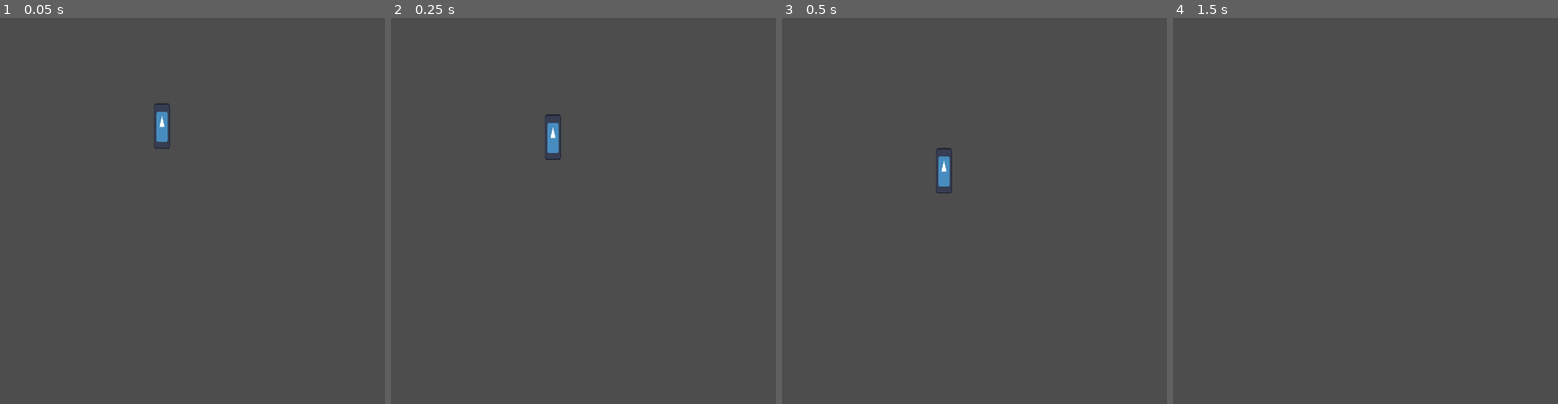
Above: before the commit, frames 1-4 (left to right).
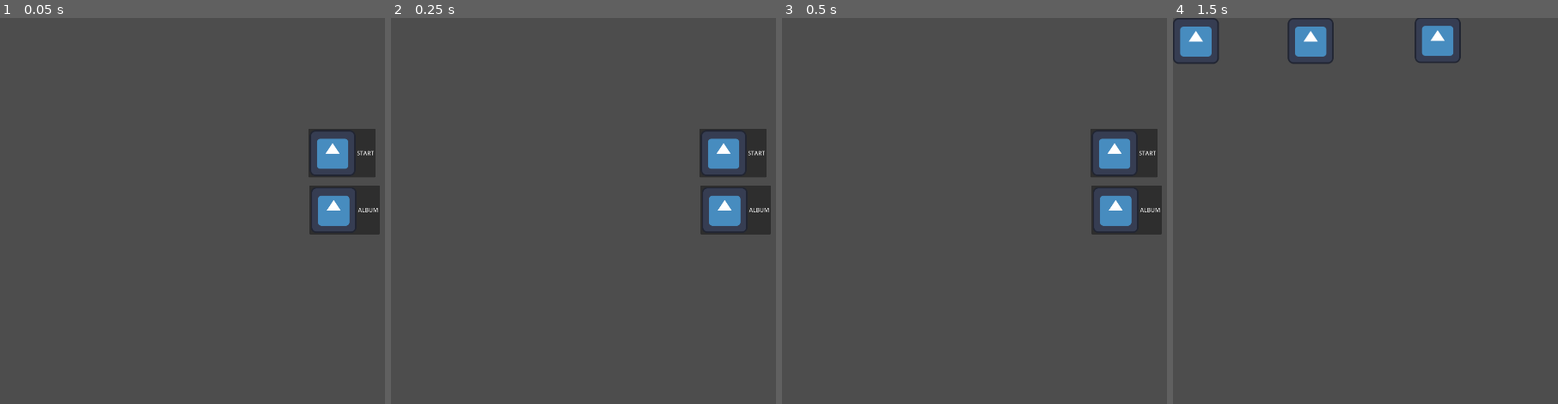
Above: after the commit, the same moments.

Repository: Cordar/mgj2024
Game: Godot game, scene res://scenes/UI/start_menu.tscn
Same seed, same stepped clock (60 frames per second), same inputs: the game is played once before the commit and once after it. Before the commit the project starts from res://scenes/world.tscn. The engine's default icon, where the game draws it, is replaced by a stand-in: a white triangle on a blue panel in a dark square.
Inputs (mouse positions are in pixels of both pictures, inside the frame that each line leads up to):
- Up to frame 1 (0.05 s): no input
- Up to frame 2 (0.25 s): no input
- Up to frame 3 (0.5 s): no input
- Up to frame 4 (1.5 s): click (1519, 211) at 0.5 s, where only the run after the commit has a clickable "ALBUM"; tap Enter (ui_accept) at 1.25 s; hold Right (ui_right) from 1.28 s (still down)

The runs differ from the first frame. In frame 1, 3.6% of the frame differs, in the area x 39-99%, y 22-57%; in frame 2, 3.6%, in the area x 39-99%, y 24-57%; in frame 3, 3.6%; in frame 4, 2.5%.
Error after the commit: Invalid access to property or key 'Meme' on a base object of type 'TextureRect (album_meme.gd)'. (res://scripts/album.gd:9)

Commit message:
player animation, album

Diff:
--- a/project.godot
+++ b/project.godot
@@ -11,7 +11,7 @@
 [application]
 
 config/name="Gotta Catch Ememe All"
-run/main_scene="res://scenes/world.tscn"
+run/main_scene="res://scenes/UI/start_menu.tscn"
 config/features=PackedStringArray("4.2", "Forward Plus")
 config/icon="res://icon.svg"
 
@@ -23,4 +23,3 @@
 
 window/size/viewport_width=1920
 window/size/viewport_height=1080
-window/size/mode=3
--- a/scenes/UI/album.tscn
+++ b/scenes/UI/album.tscn
@@ -1,4 +1,7 @@
-[gd_scene format=3 uid="uid://cbmmchtum6tw2"]
+[gd_scene load_steps=3 format=3 uid="uid://cbmmchtum6tw2"]
+
+[ext_resource type="Script" path="res://scripts/album.gd" id="1_c2ny5"]
+[ext_resource type="PackedScene" uid="uid://btd48ejfqlphu" path="res://scenes/UI/album_meme.tscn" id="2_1rge6"]
 
 [node name="Album" type="Control"]
 layout_mode = 3
@@ -7,3 +10,22 @@
 anchor_bottom = 1.0
 grow_horizontal = 2
 grow_vertical = 2
+script = ExtResource("1_c2ny5")
+
+[node name="memes" type="Node" parent="."]
+
+[node name="Meme" parent="memes" instance=ExtResource("2_1rge6")]
+
+[node name="meme1" parent="memes" instance=ExtResource("2_1rge6")]
+
+[node name="meme2" parent="memes" instance=ExtResource("2_1rge6")]
+offset_left = 321.0
+offset_right = 449.0
+meme = 1
+
+[node name="meme3" parent="memes" instance=ExtResource("2_1rge6")]
+offset_left = 676.0
+offset_top = -2.0
+offset_right = 804.0
+offset_bottom = 126.0
+meme = 2
--- /dev/null
+++ b/scenes/UI/album_meme.tscn
@@ -0,0 +1,10 @@
+[gd_scene load_steps=3 format=3 uid="uid://btd48ejfqlphu"]
+
+[ext_resource type="Texture2D" uid="uid://crpha72b34n7n" path="res://icon.svg" id="1_iq24q"]
+[ext_resource type="Script" path="res://scripts/album_meme.gd" id="2_rrnfl"]
+
+[node name="Meme" type="TextureRect"]
+offset_right = 128.0
+offset_bottom = 128.0
+texture = ExtResource("1_iq24q")
+script = ExtResource("2_rrnfl")
--- a/scenes/UI/start_menu.tscn
+++ b/scenes/UI/start_menu.tscn
@@ -1,4 +1,7 @@
-[gd_scene format=3 uid="uid://djpsmaxn24h0"]
+[gd_scene load_steps=3 format=3 uid="uid://djpsmaxn24h0"]
+
+[ext_resource type="Texture2D" uid="uid://crpha72b34n7n" path="res://icon.svg" id="1_kg2m8"]
+[ext_resource type="Script" path="res://scripts/start_menu.gd" id="1_onm48"]
 
 [node name="StartMenu" type="Control"]
 layout_mode = 3
@@ -7,3 +10,28 @@
 anchor_bottom = 1.0
 grow_horizontal = 2
 grow_vertical = 2
+script = ExtResource("1_onm48")
+
+[node name="StartButton" type="Button" parent="."]
+layout_mode = 2
+offset_left = 862.0
+offset_top = 310.0
+offset_right = 1050.0
+offset_bottom = 446.0
+text = "START
+"
+icon = ExtResource("1_kg2m8")
+
+[node name="AlbumButton" type="Button" parent="."]
+layout_mode = 2
+offset_left = 865.0
+offset_top = 469.0
+offset_right = 1053.0
+offset_bottom = 605.0
+scale = Vector2(1.00107, 1.003)
+text = "ALBUM
+"
+icon = ExtResource("1_kg2m8")
+
+[connection signal="pressed" from="StartButton" to="." method="_on_start_button_pressed"]
+[connection signal="pressed" from="AlbumButton" to="." method="_on_album_button_pressed"]
--- a/scenes/meme.tscn
+++ b/scenes/meme.tscn
@@ -1,6 +1,33 @@
 [gd_scene load_steps=5 format=3 uid="uid://daqcmddg2rh3h"]
 
 [ext_resource type="Texture2D" uid="uid://dk5jaw0ftel6n" path="res://assets/images/meme_monkey.png" id="1_lc7w7"]
+
+[sub_resource type="Animation" id="Animation_5cx1e"]
+length = 0.001
+tracks/0/type = "value"
+tracks/0/imported = false
+tracks/0/enabled = true
+tracks/0/path = NodePath("Sprite2D:position")
+tracks/0/interp = 1
+tracks/0/loop_wrap = true
+tracks/0/keys = {
+"times": PackedFloat32Array(0),
+"transitions": PackedFloat32Array(1),
+"update": 0,
+"values": [Vector2(0, -139)]
+}
+tracks/1/type = "value"
+tracks/1/imported = false
+tracks/1/enabled = true
+tracks/1/path = NodePath("Sprite2D:rotation")
+tracks/1/interp = 1
+tracks/1/loop_wrap = true
+tracks/1/keys = {
+"times": PackedFloat32Array(0),
+"transitions": PackedFloat32Array(1),
+"update": 0,
+"values": [0.0]
+}
 
 [sub_resource type="Animation" id="Animation_883sx"]
 resource_name = "appear_and_disappear"
@@ -16,33 +43,6 @@
 "transitions": PackedFloat32Array(1, 1, 1, 1),
 "update": 0,
 "values": [Vector2(2.08165e-12, 2.08165e-12), Vector2(2.08165e-12, -300), Vector2(2.08165e-12, -300), Vector2(2.08165e-12, 2.08165e-12)]
-}
-tracks/1/type = "value"
-tracks/1/imported = false
-tracks/1/enabled = true
-tracks/1/path = NodePath("Sprite2D:rotation")
-tracks/1/interp = 1
-tracks/1/loop_wrap = true
-tracks/1/keys = {
-"times": PackedFloat32Array(0),
-"transitions": PackedFloat32Array(1),
-"update": 0,
-"values": [0.0]
-}
-
-[sub_resource type="Animation" id="Animation_5cx1e"]
-length = 0.001
-tracks/0/type = "value"
-tracks/0/imported = false
-tracks/0/enabled = true
-tracks/0/path = NodePath("Sprite2D:position")
-tracks/0/interp = 1
-tracks/0/loop_wrap = true
-tracks/0/keys = {
-"times": PackedFloat32Array(0),
-"transitions": PackedFloat32Array(1),
-"update": 0,
-"values": [Vector2(0, -139)]
 }
 tracks/1/type = "value"
 tracks/1/imported = false
--- a/scenes/player.tscn
+++ b/scenes/player.tscn
@@ -1,20 +1,161 @@
-[gd_scene load_steps=4 format=3 uid="uid://bu6jwnijecdhm"]
+[gd_scene load_steps=24 format=3 uid="uid://bu6jwnijecdhm"]
 
 [ext_resource type="Script" path="res://scripts/player.gd" id="1_voref"]
-[ext_resource type="Texture2D" uid="uid://crpha72b34n7n" path="res://icon.svg" id="2_iyn26"]
+[ext_resource type="Texture2D" uid="uid://b1phpwv16jare" path="res://assets/player/idle.png" id="2_45caa"]
+[ext_resource type="Texture2D" uid="uid://rtt855e4fh08" path="res://assets/player/run.png" id="3_xxkwb"]
 
 [sub_resource type="RectangleShape2D" id="RectangleShape2D_pg85q"]
-size = Vector2(61.2804, 151.18)
+size = Vector2(56.5021, 80.6416)
+
+[sub_resource type="AtlasTexture" id="AtlasTexture_vxgup"]
+atlas = ExtResource("2_45caa")
+region = Rect2(0, 0, 155, 155)
+
+[sub_resource type="AtlasTexture" id="AtlasTexture_3bmax"]
+atlas = ExtResource("2_45caa")
+region = Rect2(155, 0, 155, 155)
+
+[sub_resource type="AtlasTexture" id="AtlasTexture_5gpui"]
+atlas = ExtResource("3_xxkwb")
+region = Rect2(0, 0, 160, 160)
+
+[sub_resource type="AtlasTexture" id="AtlasTexture_wcw3e"]
+atlas = ExtResource("3_xxkwb")
+region = Rect2(160, 0, 160, 160)
+
+[sub_resource type="AtlasTexture" id="AtlasTexture_iqhfj"]
+atlas = ExtResource("3_xxkwb")
+region = Rect2(320, 0, 160, 160)
+
+[sub_resource type="AtlasTexture" id="AtlasTexture_ia8gy"]
+atlas = ExtResource("3_xxkwb")
+region = Rect2(480, 0, 160, 160)
+
+[sub_resource type="AtlasTexture" id="AtlasTexture_js5b7"]
+atlas = ExtResource("3_xxkwb")
+region = Rect2(640, 0, 160, 160)
+
+[sub_resource type="AtlasTexture" id="AtlasTexture_r7y23"]
+atlas = ExtResource("3_xxkwb")
+region = Rect2(800, 0, 160, 160)
+
+[sub_resource type="AtlasTexture" id="AtlasTexture_0d5k7"]
+atlas = ExtResource("3_xxkwb")
+region = Rect2(960, 0, 160, 160)
+
+[sub_resource type="AtlasTexture" id="AtlasTexture_awfrm"]
+atlas = ExtResource("3_xxkwb")
+region = Rect2(1120, 0, 160, 160)
+
+[sub_resource type="AtlasTexture" id="AtlasTexture_nq7rx"]
+atlas = ExtResource("3_xxkwb")
+region = Rect2(0, 0, 160, 160)
+
+[sub_resource type="AtlasTexture" id="AtlasTexture_r8as2"]
+atlas = ExtResource("3_xxkwb")
+region = Rect2(160, 0, 160, 160)
+
+[sub_resource type="AtlasTexture" id="AtlasTexture_cegul"]
+atlas = ExtResource("3_xxkwb")
+region = Rect2(320, 0, 160, 160)
+
+[sub_resource type="AtlasTexture" id="AtlasTexture_5me6k"]
+atlas = ExtResource("3_xxkwb")
+region = Rect2(480, 0, 160, 160)
+
+[sub_resource type="AtlasTexture" id="AtlasTexture_vox3q"]
+atlas = ExtResource("3_xxkwb")
+region = Rect2(640, 0, 160, 160)
+
+[sub_resource type="AtlasTexture" id="AtlasTexture_i213g"]
+atlas = ExtResource("3_xxkwb")
+region = Rect2(800, 0, 160, 160)
+
+[sub_resource type="AtlasTexture" id="AtlasTexture_dhj4m"]
+atlas = ExtResource("3_xxkwb")
+region = Rect2(960, 0, 160, 160)
+
+[sub_resource type="AtlasTexture" id="AtlasTexture_lrqu8"]
+atlas = ExtResource("3_xxkwb")
+region = Rect2(1120, 0, 160, 160)
+
+[sub_resource type="SpriteFrames" id="SpriteFrames_m80oh"]
+animations = [{
+"frames": [{
+"duration": 1.0,
+"texture": SubResource("AtlasTexture_vxgup")
+}, {
+"duration": 1.0,
+"texture": SubResource("AtlasTexture_3bmax")
+}],
+"loop": true,
+"name": &"Idle",
+"speed": 5.0
+}, {
+"frames": [{
+"duration": 1.0,
+"texture": SubResource("AtlasTexture_5gpui")
+}, {
+"duration": 1.0,
+"texture": SubResource("AtlasTexture_wcw3e")
+}, {
+"duration": 1.0,
+"texture": SubResource("AtlasTexture_iqhfj")
+}, {
+"duration": 1.0,
+"texture": SubResource("AtlasTexture_ia8gy")
+}, {
+"duration": 1.0,
+"texture": SubResource("AtlasTexture_js5b7")
+}, {
+"duration": 1.0,
+"texture": SubResource("AtlasTexture_r7y23")
+}, {
+"duration": 1.0,
+"texture": SubResource("AtlasTexture_0d5k7")
+}, {
+"duration": 1.0,
+"texture": SubResource("AtlasTexture_awfrm")
+}, {
+"duration": 1.0,
+"texture": SubResource("AtlasTexture_nq7rx")
+}, {
+"duration": 1.0,
+"texture": SubResource("AtlasTexture_r8as2")
+}, {
+"duration": 1.0,
+"texture": SubResource("AtlasTexture_cegul")
+}, {
+"duration": 1.0,
+"texture": SubResource("AtlasTexture_5me6k")
+}, {
+"duration": 1.0,
+"texture": SubResource("AtlasTexture_vox3q")
+}, {
+"duration": 1.0,
+"texture": SubResource("AtlasTexture_i213g")
+}, {
+"duration": 1.0,
+"texture": SubResource("AtlasTexture_dhj4m")
+}, {
+"duration": 1.0,
+"texture": SubResource("AtlasTexture_lrqu8")
+}],
+"loop": true,
+"name": &"Run",
+"speed": 12.0
+}]
 
 [node name="Player" type="CharacterBody2D"]
 script = ExtResource("1_voref")
 
-[node name="Sprite2D" type="Sprite2D" parent="."]
-position = Vector2(0, -66)
-scale = Vector2(0.360002, 1)
-texture = ExtResource("2_iyn26")
+[node name="CollisionShape2D" type="CollisionShape2D" parent="."]
+position = Vector2(-1.57047, -59.5)
+scale = Vector2(0.561152, 1.45086)
+shape = SubResource("RectangleShape2D_pg85q")
 
-[node name="CollisionShape2D" type="CollisionShape2D" parent="."]
-position = Vector2(4.76837e-07, -65)
-scale = Vector2(0.763294, 0.813013)
-shape = SubResource("RectangleShape2D_pg85q")
+[node name="AnimatedSprite2D" type="AnimatedSprite2D" parent="."]
+position = Vector2(-9, -68)
+sprite_frames = SubResource("SpriteFrames_m80oh")
+animation = &"Run"
+frame_progress = 0.416595
--- /dev/null
+++ b/scripts/album.gd
@@ -0,0 +1,12 @@
+extends Control
+
+
+# Called when the node enters the scene tree for the first time.
+func _ready():
+	for item in $memes.get_children():
+		print(item);
+		print(item.get("Meme"));
+		if (Globals.is_meme_found[item.Meme] == true):
+			item.set_modulate(Color(1,1,1,1))
+		else:
+			item.set_modulate(Color(1,1,1,0.5))
--- /dev/null
+++ b/scripts/album_meme.gd
@@ -0,0 +1,4 @@
+extends TextureRect
+
+
+@export var meme : Globals.Meme;
--- a/scripts/globals.gd
+++ b/scripts/globals.gd
@@ -1,6 +1,16 @@
 extends Node
 
+enum Meme {
+	Monkey,
+	Cow,
+	InfernalGirl,
+}
+
 var is_meme_found = {
-	"meme1": false,
-	"meme2": false,
+	Meme.Monkey: false,
+	Meme.Cow: false,
+	Meme.InfernalGirl: false,
 };
+
+func unlock_meme(meme: Meme) -> void:
+	is_meme_found[meme] = true;
--- a/scripts/player.gd
+++ b/scripts/player.gd
@@ -6,6 +6,9 @@
 
 # Get the gravity from the project settings to be synced with RigidBody nodes.
 var gravity = ProjectSettings.get_setting("physics/2d/default_gravity")
+
+func _ready():
+	$AnimatedSprite2D.play("Idle")
 
 
 func _physics_process(delta):
--- /dev/null
+++ b/scripts/start_menu.gd
@@ -0,0 +1,10 @@
+extends Control
+
+
+func _on_start_button_pressed():
+	Globals.unlock_meme(Globals.Meme.Monkey)
+	get_tree().change_scene_to_file("res://scenes/world.tscn")
+
+
+func _on_album_button_pressed():
+	get_tree().change_scene_to_file("res://scenes/UI/album.tscn")
Binary file added: assets/player/idle.png
Not shown, changed: assets/player/idle.png.import
Binary file added: assets/player/jump.png
Not shown, added: assets/player/jump.png.import
Binary file added: assets/player/jumpfart.png
Not shown, added: assets/player/jumpfart.png.import
Binary file removed: assets/player/player_tilemap.png
Binary file added: assets/player/run.png
Not shown, added: assets/player/run.png.import
